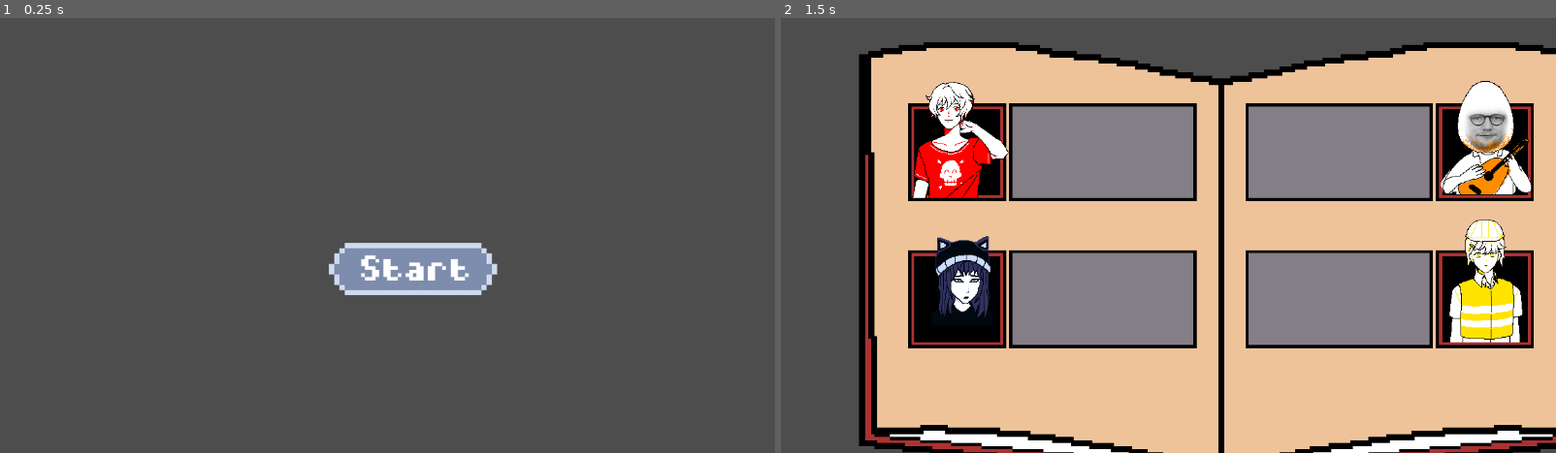
Above: before the commit, frames 1-2 (left to right).
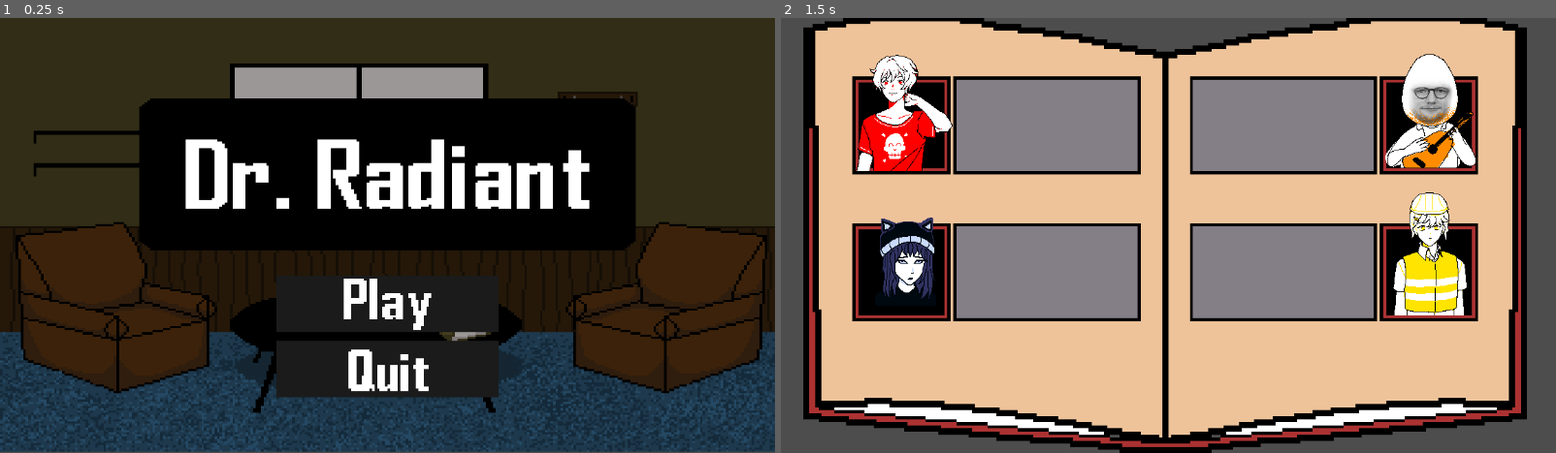
Above: after the commit, the same moments.

Repository: ChaffeyGameDevelopmentClub/RadiantTeam1
Game: Godot game, scene res://menu.tscn
Same seed, same stepped clock (60 frames per second), same inputs: the game is played once before the commit and once after it. This scene is started directly instead of the project's main scene.
Inputs (mouse positions are in pixels of both pictures, inside the frame that each line leads up to; where the layout moved, square brackets give the same spot in the first picture):
- Up to frame 1 (0.25 s): no input
- Up to frame 2 (1.5 s): click (1199, 274) at 0.5 s; click (905, 105) [959, 131] at 1.25 s

The runs differ from the first frame. In frame 1, 100% of the frame differs, in the area x 0-100%, y 0-100%; in frame 2, 62%.
Error in both runs: Invalid call. Nonexistent function 'change_scene' in base 'SceneTree'. (res://Level_Selection.gd:31)

Commit message:
added bg

Diff:
--- a/level_selection.tscn
+++ b/level_selection.tscn
@@ -46,6 +46,10 @@
 anchors_preset = 15
 anchor_right = 1.0
 anchor_bottom = 1.0
+offset_left = -83.0
+offset_top = -40.0
+offset_right = -83.0
+offset_bottom = -40.0
 grow_horizontal = 2
 grow_vertical = 2
 script = ExtResource("1_cnbqw")
@@ -70,9 +74,9 @@
 [node name="Blue" type="Button" parent="."]
 layout_mode = 0
 offset_left = 195.187
-offset_top = 298.125
+offset_top = 310.125
 offset_right = 353.187
-offset_bottom = 498.125
+offset_bottom = 510.125
 theme_override_styles/normal = SubResource("StyleBoxEmpty_gr8hh")
 theme_override_styles/hover = SubResource("StyleBoxEmpty_7ylyv")
 theme_override_styles/focus = SubResource("StyleBoxEmpty_hrf2n")
--- a/menu.tscn
+++ b/menu.tscn
@@ -1,9 +1,10 @@
-[gd_scene load_steps=9 format=3 uid="uid://bcerc3aneg86g"]
+[gd_scene load_steps=10 format=3 uid="uid://cubg05f6wlkub"]
 
 [ext_resource type="Script" path="res://Menu.gd" id="1_ny46p"]
 [ext_resource type="Texture2D" uid="uid://cnu4w08dwtrba" path="res://Pause Option Logos Start A.png" id="2_p0w7j"]
 [ext_resource type="Texture2D" uid="uid://drbmbgi3yld5j" path="res://Pause Option Logos Quit.png" id="3_ir2bf"]
-[ext_resource type="PackedScene" uid="uid://dk28qje72fe31" path="res://pause_button.tscn" id="4_vmsns"]
+[ext_resource type="PackedScene" uid="uid://b8v60ra1tqkij" path="res://pause_button.tscn" id="4_vmsns"]
+[ext_resource type="Texture2D" uid="uid://bm1hd3yaxk2es" path="res://Assets/Main menu/TherapistMainMenu.png" id="5_agtol"]
 
 [sub_resource type="StyleBoxEmpty" id="StyleBoxEmpty_w4c4k"]
 
@@ -59,5 +60,10 @@
 offset_right = -354.68
 offset_bottom = -536.88
 
+[node name="TherapistMainMenu" type="Sprite2D" parent="."]
+position = Vector2(576, 323)
+scale = Vector2(3.84, 3.23)
+texture = ExtResource("5_agtol")
+
 [connection signal="pressed" from="Start_Button" to="." method="_on_start_button_pressed"]
 [connection signal="pressed" from="Quit" to="." method="_on_quit_pressed"]
--- a/pause_button.tscn
+++ b/pause_button.tscn
@@ -1,10 +1,11 @@
-[gd_scene load_steps=24 format=3 uid="uid://dk28qje72fe31"]
+[gd_scene load_steps=25 format=3 uid="uid://b8v60ra1tqkij"]
 
 [ext_resource type="Script" path="res://pause_button.gd" id="1_e7h0p"]
 [ext_resource type="Texture2D" uid="uid://pliqyr4uvm0f" path="res://Pause Option Logos Continue A .png" id="2_7e05w"]
 [ext_resource type="Texture2D" uid="uid://bakji7irnf3vf" path="res://Back To Title C.png" id="4_10sj6"]
 [ext_resource type="Texture2D" uid="uid://cg0ynphvhsl2" path="res://Back To Room.png" id="4_aejlo"]
 [ext_resource type="Texture2D" uid="uid://drbmbgi3yld5j" path="res://Pause Option Logos Quit.png" id="5_tfcud"]
+[ext_resource type="Texture2D" uid="uid://cbvhp3da8yx00" path="res://Assets/Main menu/TherapistBg.png" id="6_um46q"]
 
 [sub_resource type="StyleBoxEmpty" id="StyleBoxEmpty_db68j"]
 
@@ -114,6 +115,11 @@
 offset_right = 274.504
 offset_bottom = 1088.0
 
+[node name="TherapistBg" type="Sprite2D" parent="."]
+position = Vector2(579, 323)
+scale = Vector2(3.84333, 3.2475)
+texture = ExtResource("6_um46q")
+
 [connection signal="pressed" from="Continue" to="." method="_on_continue_pressed"]
 [connection signal="pressed" from="Level Selection" to="." method="_on_level_selection_pressed"]
 [connection signal="pressed" from="Back To Tilte Screen" to="." method="_on_back_to_tilte_screen_pressed"]
Not shown: 2 places in level_selection.tscn that only renumber resources
